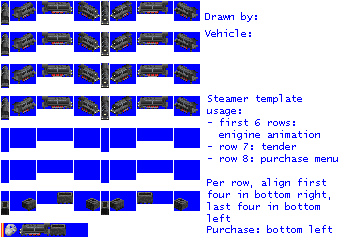
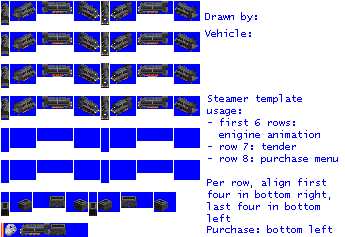
Comparing the layer stacks of the two 345×237 images. Changes:
painted on "fixed" over [1, 192, 100, 215]
painted on "original" over [1, 192, 188, 216]
painted on "empty.png" over [1, 191, 200, 216]
